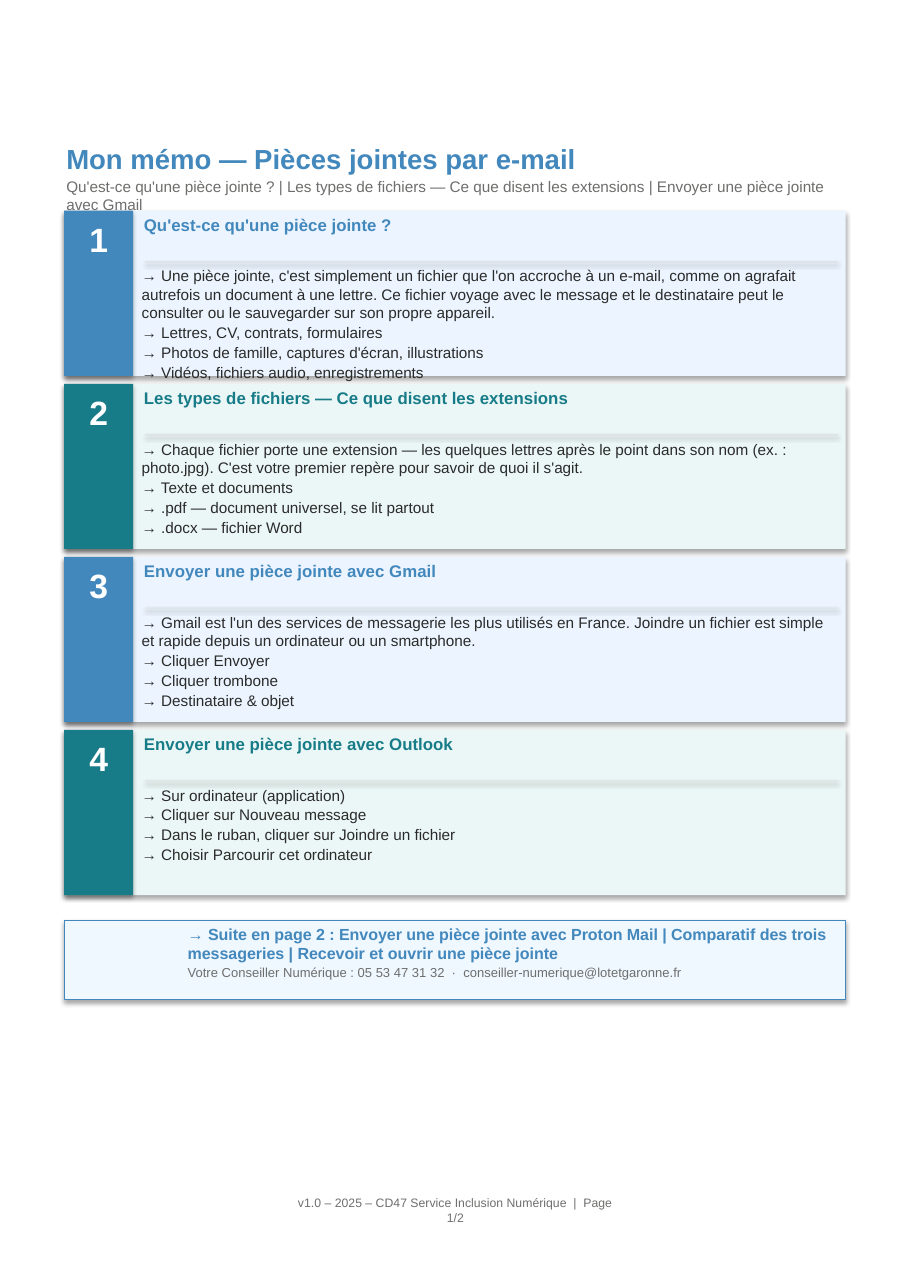
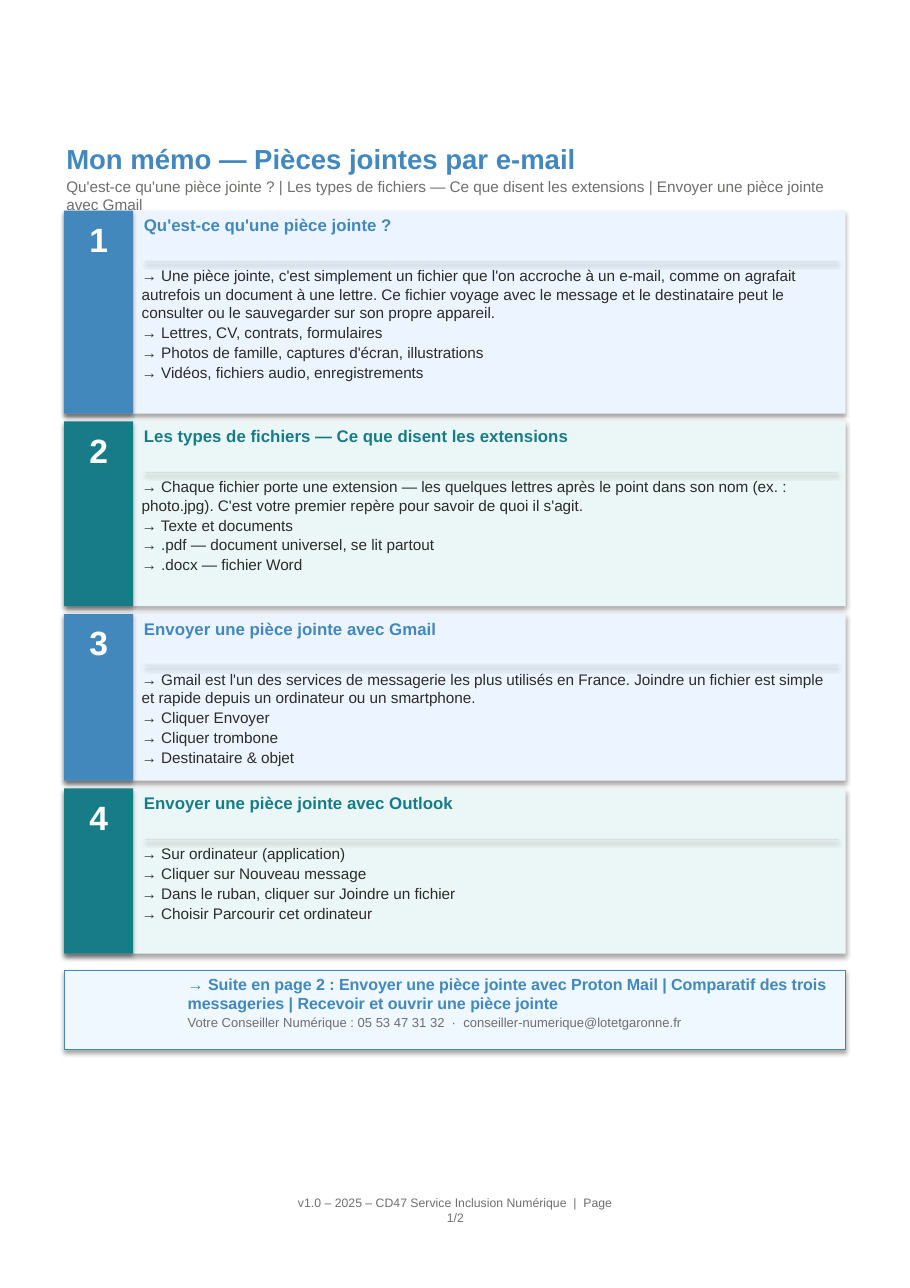
Before and after one commit to maswaddpt47-cmyk/REP_PEDA, a slide deck: slide 1 of assets/memos/B2-memo.pptx. Drawn at 910x1288 pixels with LibreOffice and Linux fonts; fonts in the diff are those of the drawing. Boxes give left, top, right and bottom in pixels: in the first picture for what was removed or moved away, otherwise in the second. Text is boxed around its words. In the diff, an @@ line names an element or a change of style, - is before the commit and + after.

```diff
--- a/assets/memos/B2-memo.pptx
+++ b/assets/memos/B2-memo.pptx
@@ rectangle: place and size @@
-rectangle at [64, 210, 846, 376]
+rectangle at [64, 210, 846, 413]
@@ rectangle: place and size @@
-rectangle at [64, 210, 133, 376]
+rectangle at [64, 210, 133, 413]
@@ rectangle: place and size @@
-rectangle at [64, 383, 846, 549]
+rectangle at [64, 422, 846, 607]
@@ rectangle: place and size @@
-rectangle at [64, 383, 133, 549]
+rectangle at [64, 422, 133, 607]
@@ text "→ Chaque fichier porte une ...": place and size @@
-text "→ Chaque fichier porte une ..." at [142, 443, 778, 533]
+text "→ Chaque fichier porte une ..." at [142, 480, 778, 570]
@@ 2 texts, 1 rectangle: place and size @@
-2 texts, 1 rectangle at [89, 392, 838, 435]
+2 texts, 1 rectangle at [89, 430, 838, 474]
@@ 3 texts, 3 rectangles: place and size @@
-3 texts, 3 rectangles at [64, 557, 846, 723]
+3 texts, 3 rectangles at [64, 614, 846, 780]
@@ 3 texts, 3 rectangles: place and size @@
-3 texts, 3 rectangles at [64, 730, 846, 896]
+3 texts, 3 rectangles at [64, 789, 846, 954]
@@ rectangle: place and size @@
-rectangle at [64, 920, 846, 999]
+rectangle at [64, 971, 846, 1050]
@@ text "→ Suite en page 2 ...": place and size @@
-text "→ Suite en page 2 ..." at [188, 928, 827, 980]
+text "→ Suite en page 2 ..." at [188, 978, 827, 1030]
```
Also in this commit, not shown: 1 other slide changed, 20 other files.
